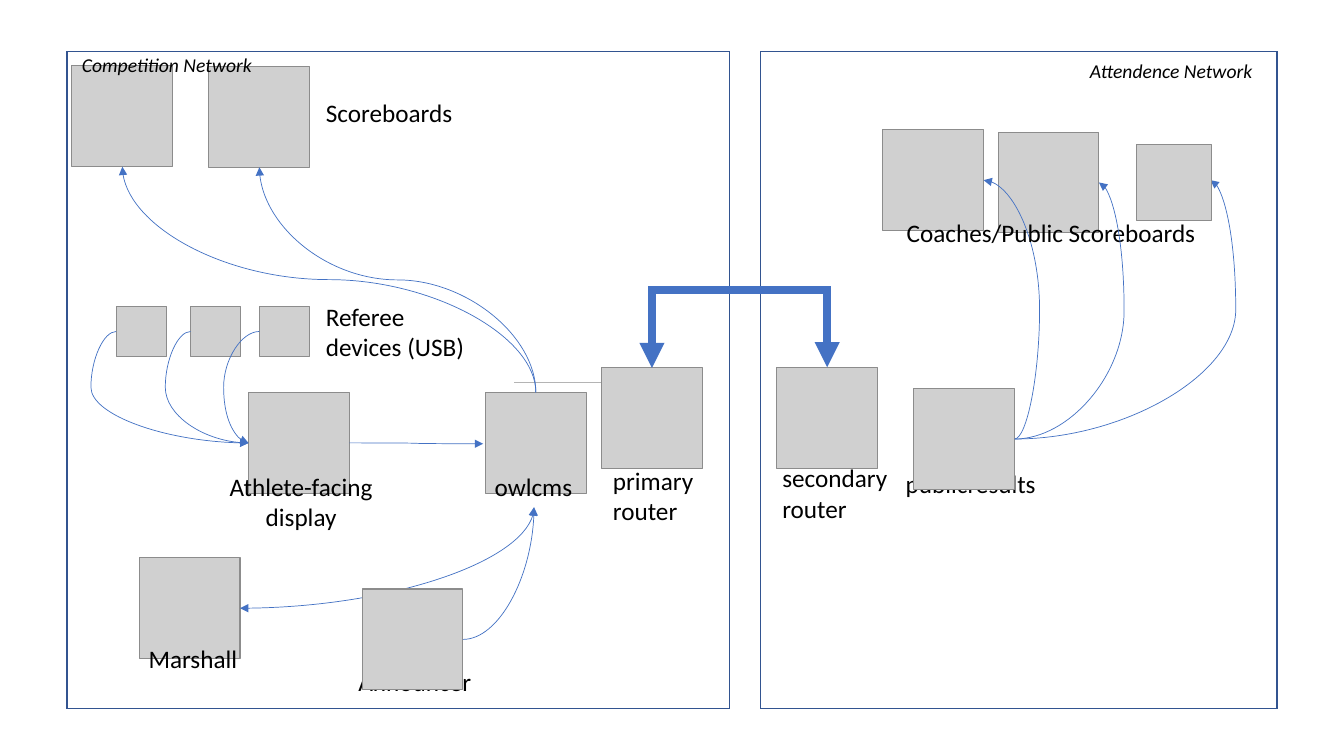
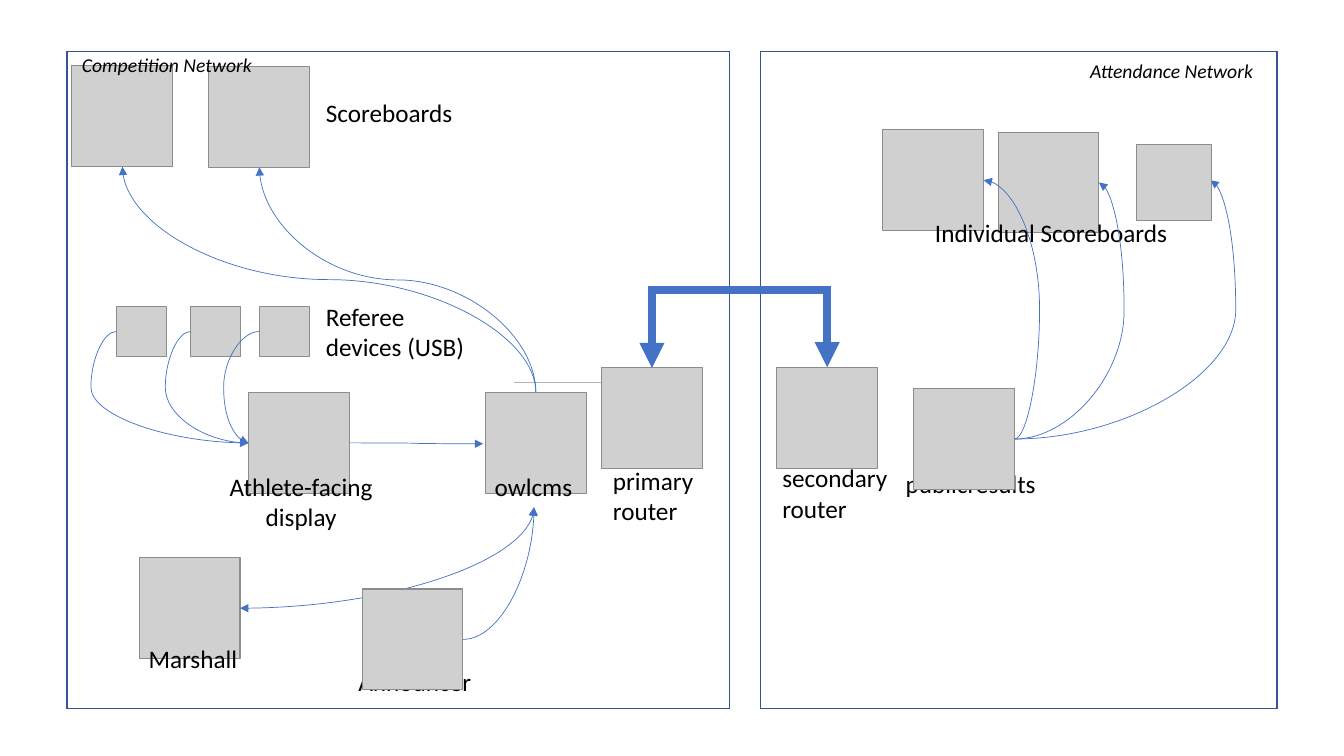
Before and after one commit to jflamy/owlcms4, a slide deck: slide 1 of docs/img/PublicResults/LocalPublicResults.pptx. Drawn at 1344x756 pixels with LibreOffice and Linux fonts; fonts in the diff are those of the drawing; grey boxes stand for pictures. Boxes give left, top, right and bottom in pixels: in the first picture for what was removed or moved away, otherwise in the second. Text is boxed around its words. In the diff, an @@ line names an element or a change of style, - is before the commit and + after.

Commit message:
Diagrams updated for distancing using individual scoreboards

```diff
--- a/docs/img/PublicResults/LocalPublicResults.pptx
+++ b/docs/img/PublicResults/LocalPublicResults.pptx
@@ text at (1090, 64, 1253, 78): text changed @@
-Attendence Network
+Attendance Network
@@ text at (935, 221, 1167, 248): text changed @@
-Coaches/Public Scoreboards
+Individual Scoreboards
```
Also in this commit, not shown: 1 other slide changed, 7 other files.
